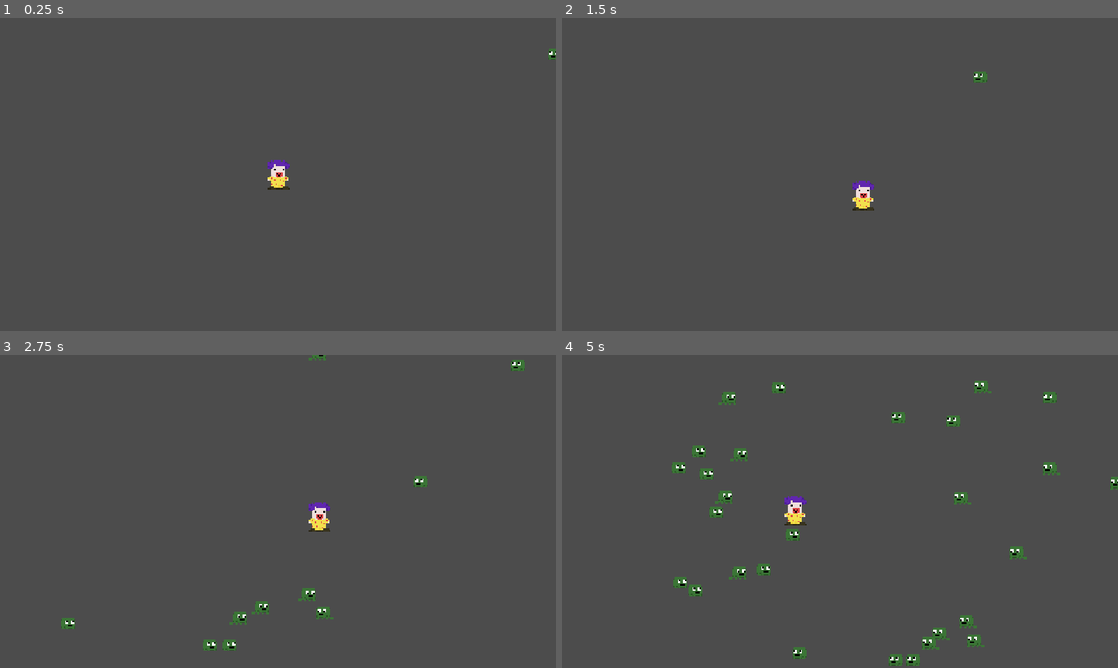
Above: before the commit, frames 1-4 (two rows, left to right).
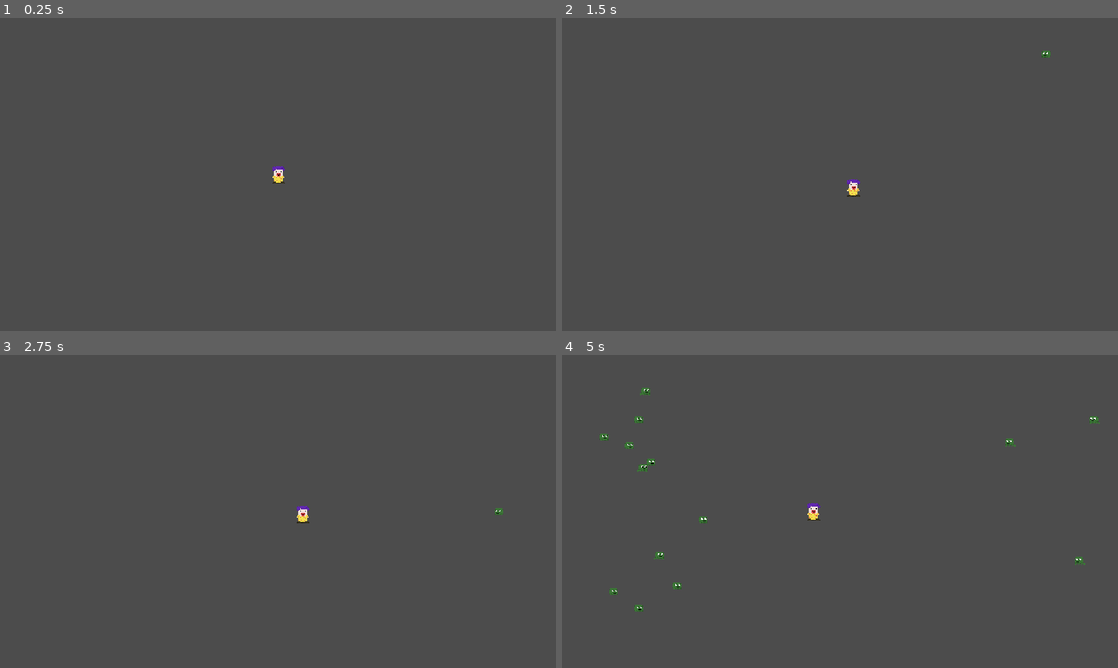
Above: after the commit, the same moments.

Repository: kenlies/funny-game
Game: Godot game, scene res://Main.tscn
The game is run twice, just before and just after one commit, with the same random seed, the same clock (stepped at 60 frames per second) and the same inputs.
Inputs:
- Up to frame 1 (0.25 s): no input
- Up to frame 2 (1.5 s): hold Right (ui_right) 0.53-1.28 s; hold Down (ui_down) from 1.28 s (still down)
- Up to frame 3 (2.75 s): release Down (ui_down) at 2.03 s; hold Right (ui_right) from 2.03 s (still down)
- Up to frame 4 (5 s): release Right (ui_right) at 2.78 s; hold Up (ui_up) 2.78-3.53 s; hold Left (ui_left) from 3.53 s (still down)

The runs differ from the first frame. In frame 1, 0.3% of the frame differs, in the area x 48-100%, y 9-55%; in frame 2, 0.5%; in frame 3, 1.3%; in frame 4, 3.4%, in the area x 6-100%, y 8-100%.

Commit message:
Added death panel, adjusted project settings and made changes to enemy spawn locations due to the new window size thus portview

Diff:
--- a/DeathNote.tscn
+++ b/DeathNote.tscn
@@ -16,9 +16,6 @@
 margin_right = 320.0
 margin_bottom = 82.0
 theme = SubResource( 1 )
-text = "You Died Bitch
-alive for: %s
-told jokes: %s"
 align = 1
 valign = 1
 __meta__ = {
--- a/Player.gd
+++ b/Player.gd
@@ -11,11 +11,12 @@
 onready var _stun_area = $StunArea
 onready var _death_area = $DeathArea
 onready var _death_validity_timer = $DeathValidityTimer
-onready var _death_note = $DeathNote/Label
+onready var _death_note_label = $CanvasLayer/DeathNote/Label
 var velocity = Vector2()
 var enemy_frog = preload("res://EnemyFrog.tscn")
 var enemy_kid = preload("res://EnemyKid.tscn")
 var player = null
+var alive = true
 var enemy_count = 0
 var joke_count = 0
 
@@ -57,18 +58,20 @@
 
 # making the player move on every frame (if velocity is > 0) and checking if player died
 func _physics_process(delta):
-	get_input()
-	if len(_death_area.get_overlapping_bodies()) > 10 and _death_validity_timer.is_stopped():
-		print("timer start")
-		_death_validity_timer.start()
-	velocity = move_and_slide(velocity)
+	if alive:
+		get_input()
+		if len(_death_area.get_overlapping_bodies()) > 10 and _death_validity_timer.is_stopped():
+			print("timer start")
+			_death_validity_timer.start()
+		velocity = move_and_slide(velocity)
 
 # check if player actually died
 func _on_DeathValidityTimer_timeout():
 	if len(_death_area.get_overlapping_bodies()) > 10:
 		print("death")
-		_death_note.text = "You Died Bitch\nJokes told: " + str(joke_count)
-		$DeathNote.set_visible(true)
+		alive = false
+		_death_note_label.text = "You Died Bitch\nTime alive: " + str(Time.get_ticks_msec() / 1000) + "s\n" + "Jokes told: " + str(joke_count)
+		$CanvasLayer/DeathNote.set_visible(true)
 
 func _on_DashTimer_timeout():
 	speed = 100
@@ -81,12 +84,12 @@
 		# - calculates the spawn positions so that enemies spawn outside of camera view
 		# basically I take two vectors, the first one wil have the x coordinate limited, and free y cordinate
 		# the second will have y coordinate limited, and free x cordinate, then we just choose randomly with choose range
-		var spawn_position = rand_choose(Vector2(rand_choose(rand_range(cam_cen.x - 200, cam_cen.x - 190),
-															rand_range(cam_cen.x + 190, cam_cen.x + 200)),
-															rand_range(cam_cen.y - 200, cam_cen.y + 200)),
-															Vector2(rand_range(cam_cen.x - 200, cam_cen.x + 200),
-															rand_choose(rand_range(cam_cen.y - 200, cam_cen.y - 190),
-															rand_range(cam_cen.y + 190, cam_cen.y + 200))))
+		var spawn_position = rand_choose(Vector2(rand_choose(rand_range(cam_cen.x - 360, cam_cen.x - 320),
+															rand_range(cam_cen.x + 320, cam_cen.x + 360)),
+															rand_range(cam_cen.y - 360, cam_cen.y + 360)),
+															Vector2(rand_range(cam_cen.x - 360, cam_cen.x + 360),
+															rand_choose(rand_range(cam_cen.y - 360, cam_cen.y - 320),
+															rand_range(cam_cen.y + 320, cam_cen.y + 360))))
 		var enemy_instance = enemy_frog.instance()
 		enemy_instance.player = player
 		enemy_instance.position = spawn_position
--- a/Player.tscn
+++ b/Player.tscn
@@ -25,7 +25,7 @@
 __meta__ = {
 "_edit_group_": true
 }
-max_enemy_cout = 150
+max_enemy_cout = 300
 
 [node name="CollisionShape2D" type="CollisionShape2D" parent="."]
 position = Vector2( 0.5, 0 )
@@ -48,7 +48,6 @@
 
 [node name="Camera2D" type="Camera2D" parent="."]
 current = true
-zoom = Vector2( 0.6, 0.6 )
 limit_left = -1500
 limit_top = -1000
 limit_right = 1500
@@ -78,8 +77,15 @@
 wait_time = 3.0
 one_shot = true
 
-[node name="DeathNote" parent="." instance=ExtResource( 2 )]
+[node name="CanvasLayer" type="CanvasLayer" parent="."]
+layer = 0
+
+[node name="DeathNote" parent="CanvasLayer" instance=ExtResource( 2 )]
 visible = false
+margin_left = 4.0
+margin_top = -5.0
+margin_right = 4.0
+margin_bottom = -5.0
 
 [connection signal="timeout" from="DashTimer" to="." method="_on_DashTimer_timeout"]
 [connection signal="timeout" from="SpawnTimer" to="." method="_on_SpawnTimer_timeout"]
--- a/project.godot
+++ b/project.godot
@@ -19,6 +19,7 @@
 window/size/width=640
 window/size/height=360
 window/size/resizable=false
+window/size/fullscreen=true
 window/size/test_width=1280
 window/size/test_height=720
 window/stretch/mode="viewport"
